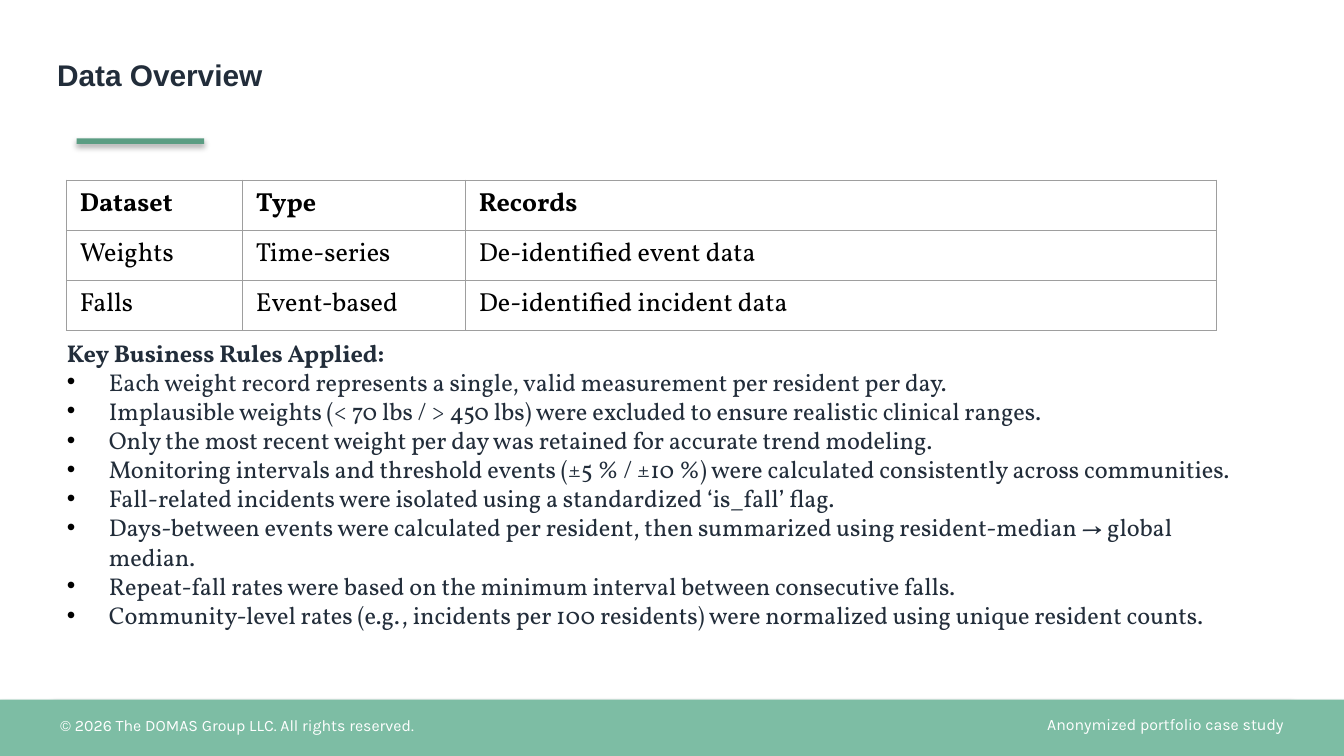
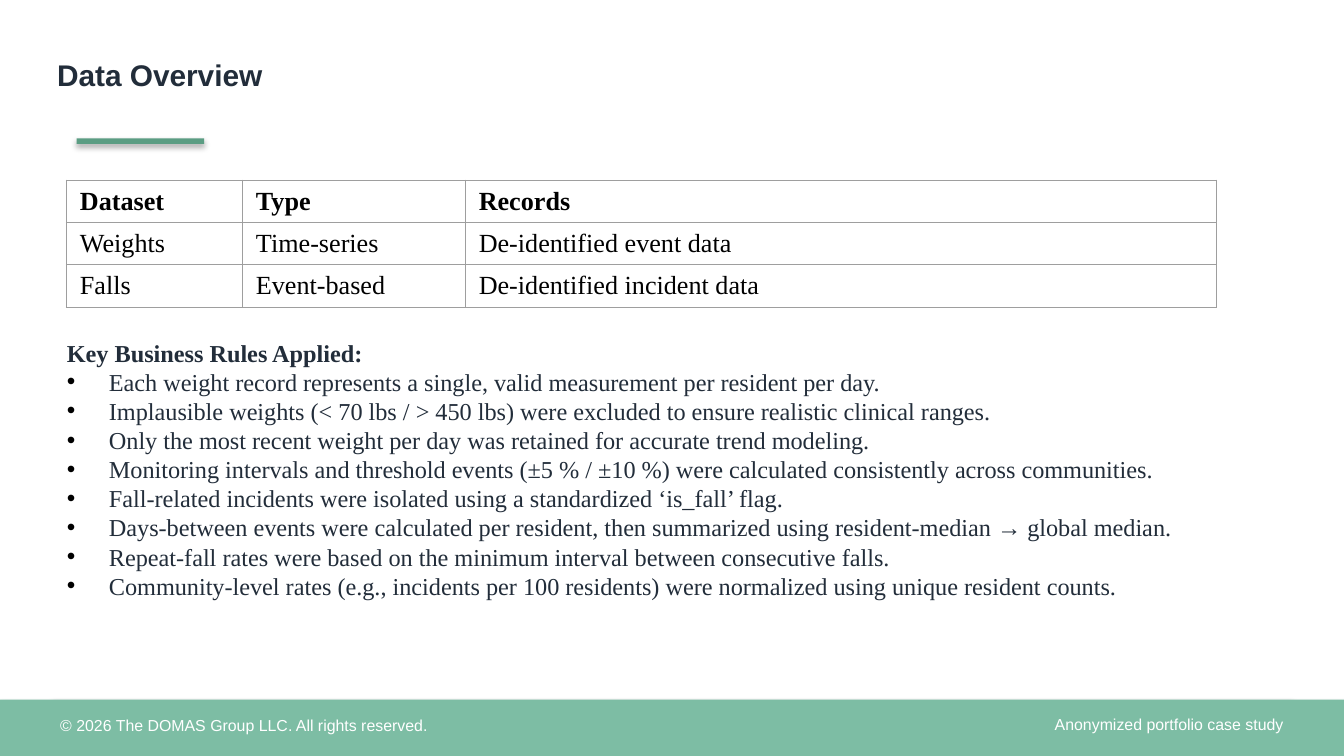
Before and after one commit to TheDOMASGroupLLC/healthcare-operations-benchmarking, a slide deck: slide 3 of case-study/Healthcare_Operations_Benchmarking_Case_Study.pptx. Drawn at 1344x756 pixels with LibreOffice and Linux fonts; fonts in the diff are those of the drawing. Boxes give left, top, right and bottom in pixels: in the first picture for what was removed or moved away, otherwise in the second. Text is boxed around its words. In the diff, an @@ line names an element or a change of style, - is before the commit and + after.

```diff
--- a/case-study/Healthcare_Operations_Benchmarking_Case_Study.pptx
+++ b/case-study/Healthcare_Operations_Benchmarking_Case_Study.pptx
@@ table at (x1=66, y1=180, x2=1216, y2=314) @@
@@ font Vollkorn to Times New Roman @@
@@ text "Key Business Rules Applied:" at (x1=67, y1=345, x2=1171, y2=601): font Vollkorn to Times New Roman @@
@@ text "© 2026 The DOMAS Group ..." at (x1=76, y1=719, x2=427, y2=734): font Karla to Arial @@
@@ text "Anonymized portfolio case study" at (x1=1055, y1=718, x2=1283, y2=733): font Karla to Arial @@
```
Also in this commit, not shown: 14 other slides changed, 2 slides removed, 2 other files.
